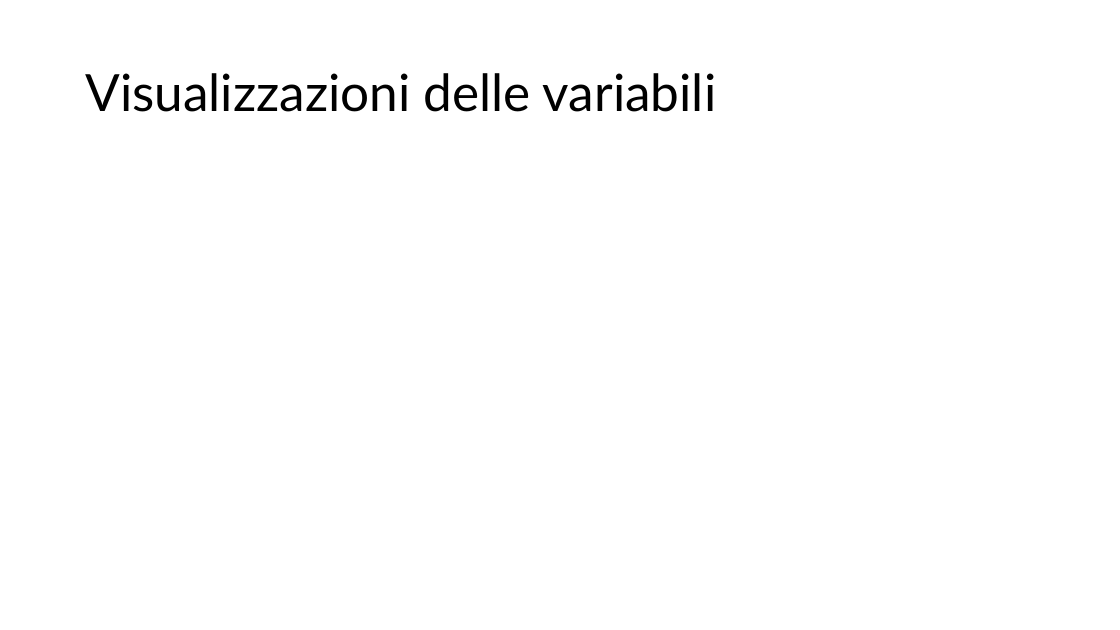
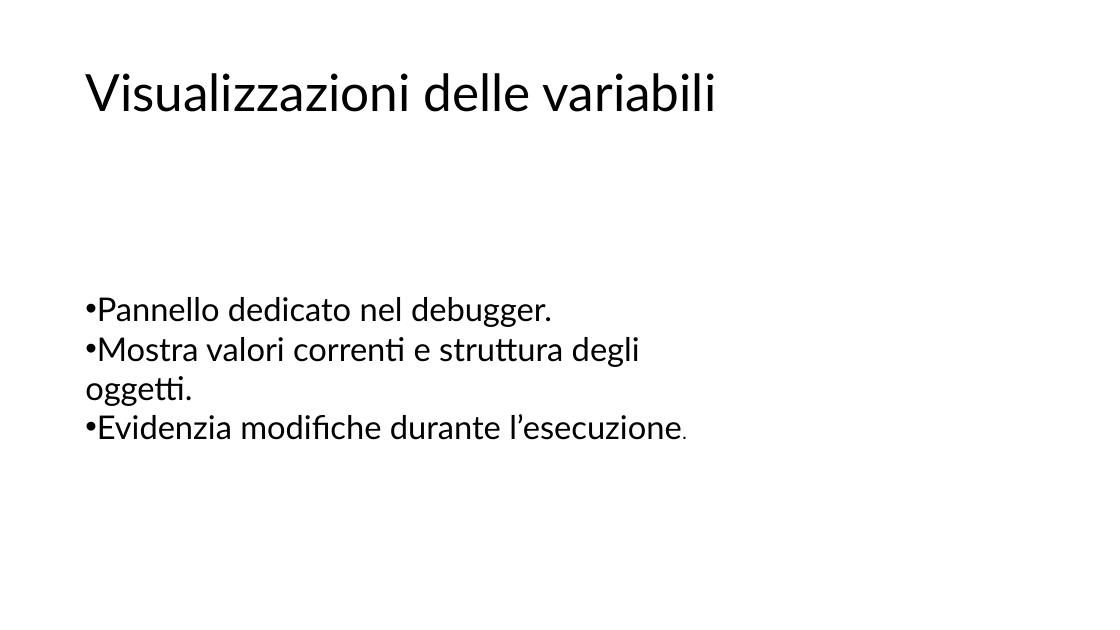
Before and after one commit to EliottJacobe08/Lab-Programmazione-1, a slide deck: slide 10 of Debugging.pptx. Drawn at 1120x630 pixels with LibreOffice and Linux fonts; fonts in the diff are those of the drawing. Boxes give left, top, right and bottom in pixels: in the first picture for what was removed or moved away, otherwise in the second. Text is boxed around its words. In the diff, an @@ line names an element or a change of style, - is before the commit and + after.

```diff
--- a/Debugging.pptx
+++ b/Debugging.pptx
@@ text added at (85, 297, 681, 440), 28 pt, text #000000 @@
+• Pannello dedicato nel debugger.
+• Mostra valori correnti e struttura degli oggetti.
+• Evidenzia modifiche durante l’esecuzione.
```
Also in this commit, not shown: 4 other slides changed, 3 slides added, 3 slides removed.
